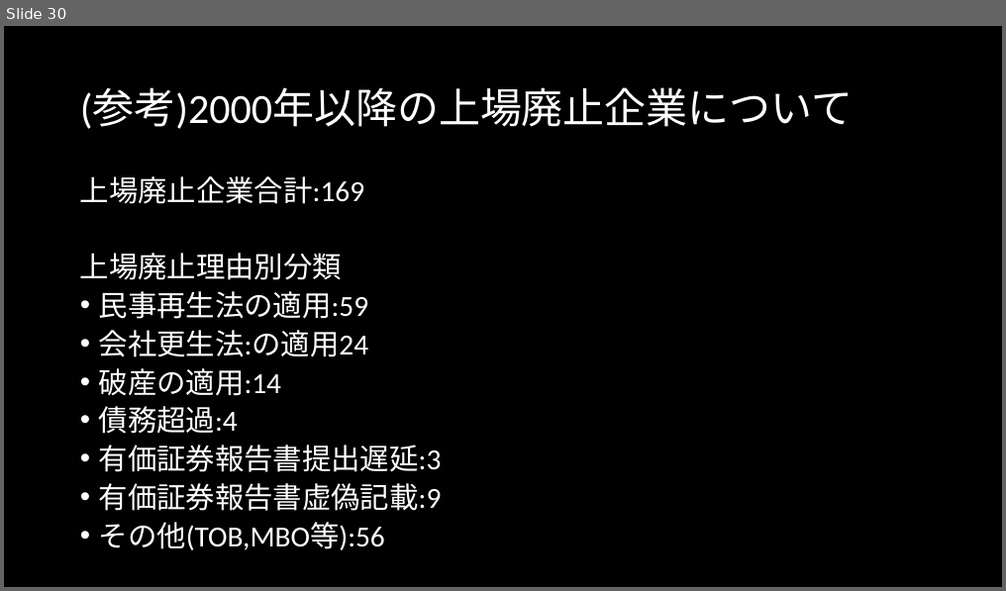
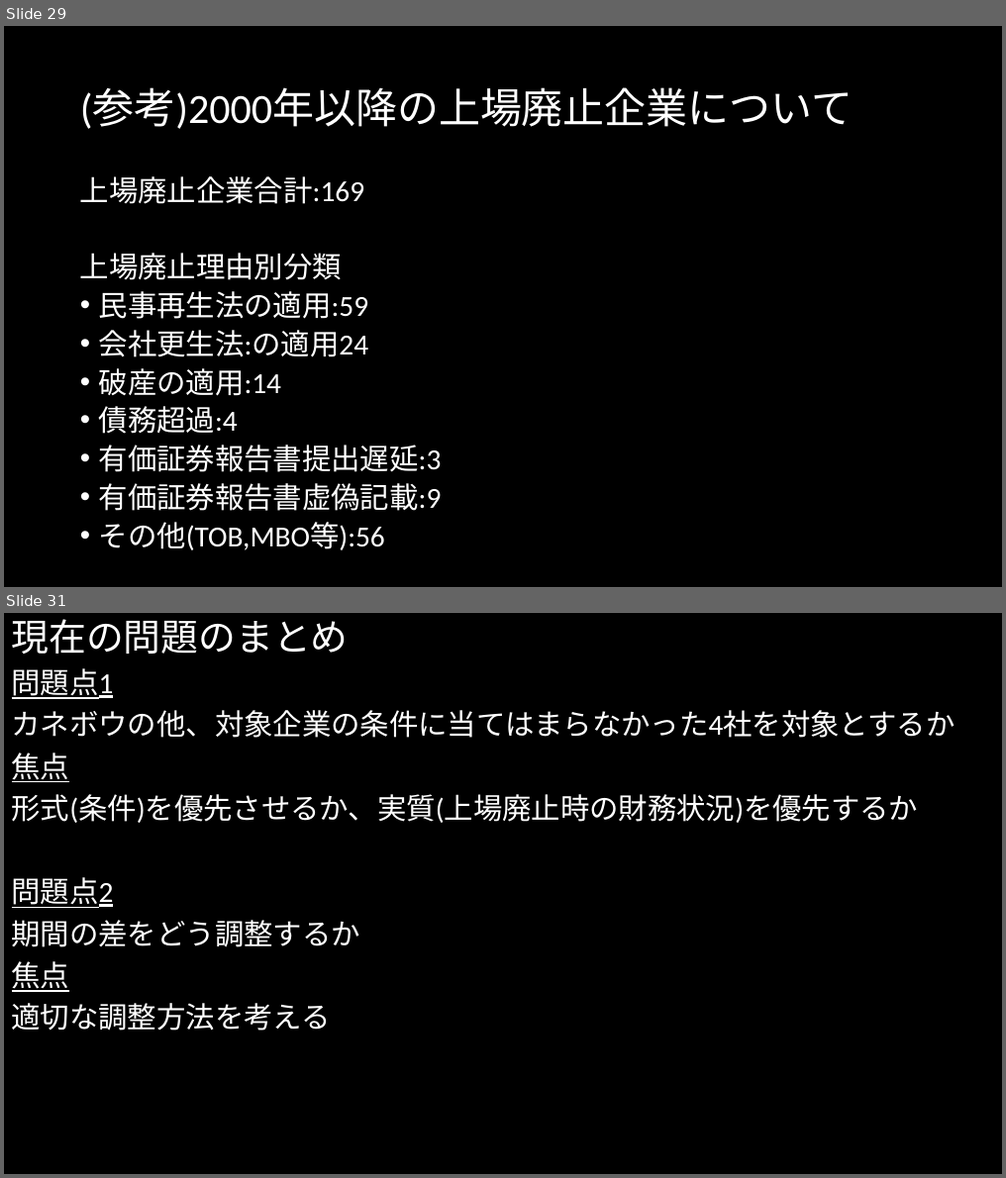
Before and after one commit to MAGA-Phantom/OperationSotsuron, a slide deck: 倒産の研究(仮).pptx. Shown one above the other, each under a label of ours: slide 30 before the commit, slides 29 and 31 after it; the slides between them are not shown. The pictures are 1006x591 and 1006x1178 pixels, drawn with LibreOffice and Linux fonts; fonts in the diff are those of the drawing. Boxes give left, top, right and bottom in pixels: in the first picture for what was removed or moved away, otherwise in the second. Text is boxed around its words. In the diff, an @@ line names an element or a change of style, - is before the commit and + after.

```diff
--- a/倒産の研究(仮).pptx
+++ b/倒産の研究(仮).pptx
@@ slide 31 added at (4,613,1002,1174), background #000000 @@
@@ title added at (12,619,349,654), 36 pt, text #FFFFFF @@
+現在の問題のまとめ
@@ text added at (12,668,955,1031), 28 pt, text #FFFFFF @@
+問題点1
+カネボウの他、対象企業の条件に当てはまらなかった4社を対象とするか
+焦点
+形式(条件)を優先させるか、実質(上場廃止時の財務状況)を優先するか
+問題点2
+期間の差をどう調整するか
+焦点
+適切な調整方法を考える
@@ what was slide 30 is now slide 29 @@
```
Also in this commit, not shown: 4 slides changed, 3 other slides added, 3 slides removed, 2 other files.
